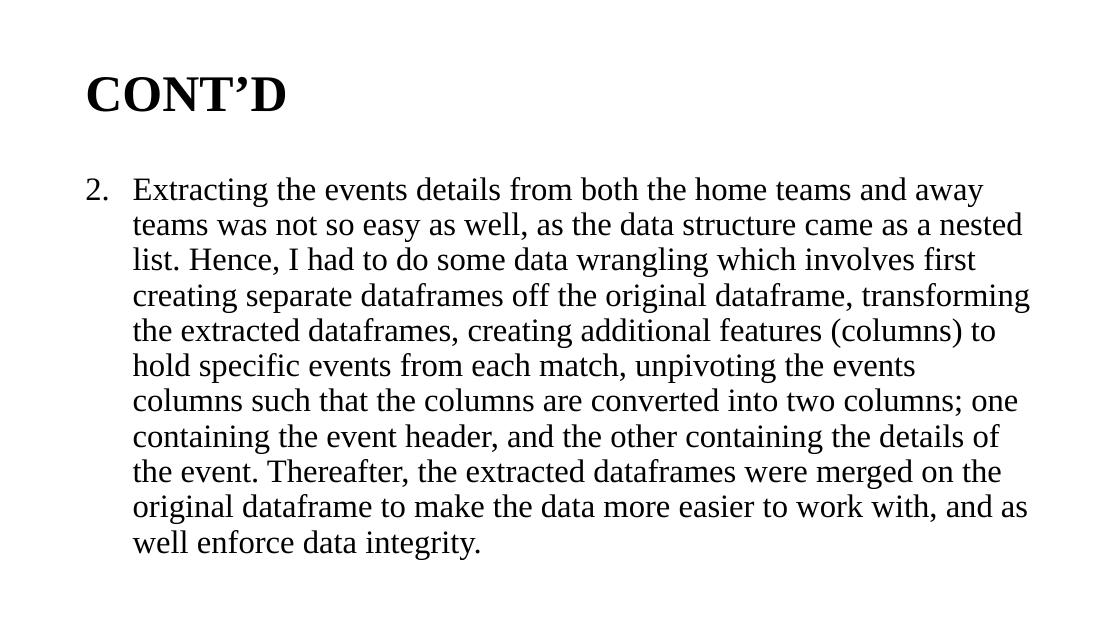
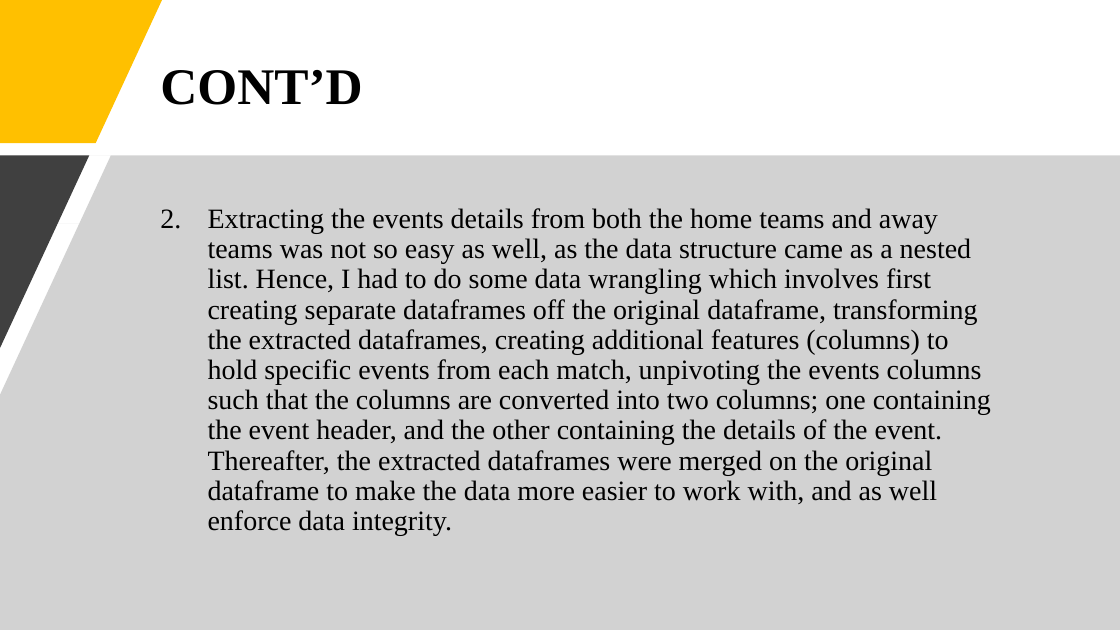
Before and after one commit to Behordeun/Scrapping-Data-from-FlashScore, a slide deck: slide 4 of England Premier League 2022_2023 Season.pptx. Drawn at 1120x630 pixels with LibreOffice and Linux fonts; fonts in the diff are those of the drawing. Boxes give left, top, right and bottom in pixels: in the first picture for what was removed or moved away, otherwise in the second. Text is boxed around its words. In the diff, an @@ line names an element or a change of style, - is before the commit and + after.

```diff
--- a/England Premier League 2022_2023 Season.pptx
+++ b/England Premier League 2022_2023 Season.pptx
@@ freeform shape added at bbox=[0, 0, 162, 143], fill #FFC000 @@
@@ title "CONT’D": place and size @@
-title "CONT’D" at bbox=[85, 77, 287, 112]
+title "CONT’D" at bbox=[160, 70, 362, 105]
@@ freeform shape added at bbox=[0, 155, 1120, 630], fill #A6A6A6 at 50% opacity @@
@@ freeform shape added at bbox=[0, 155, 89, 348], fill #404040 @@
@@ text "Extracting the events details from ...": place and size @@
-text "Extracting the events details from ..." at bbox=[133, 177, 1030, 559]
+text "Extracting the events details from ..." at bbox=[208, 208, 991, 536]
@@ text "Extracting the events details from ..." at bbox=[208, 208, 991, 536]: size 28 to 24 pt @@
```
Also in this commit, not shown: 6 other slides changed, 2 other files.
